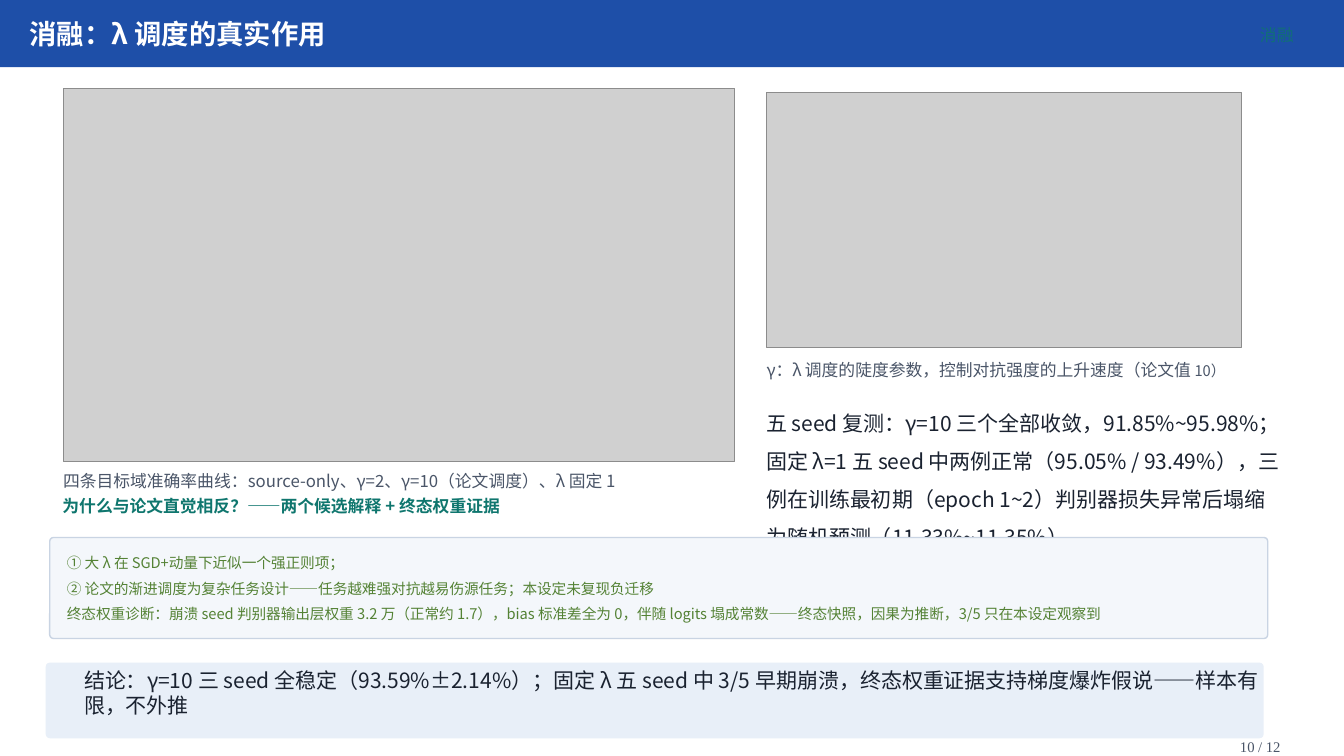
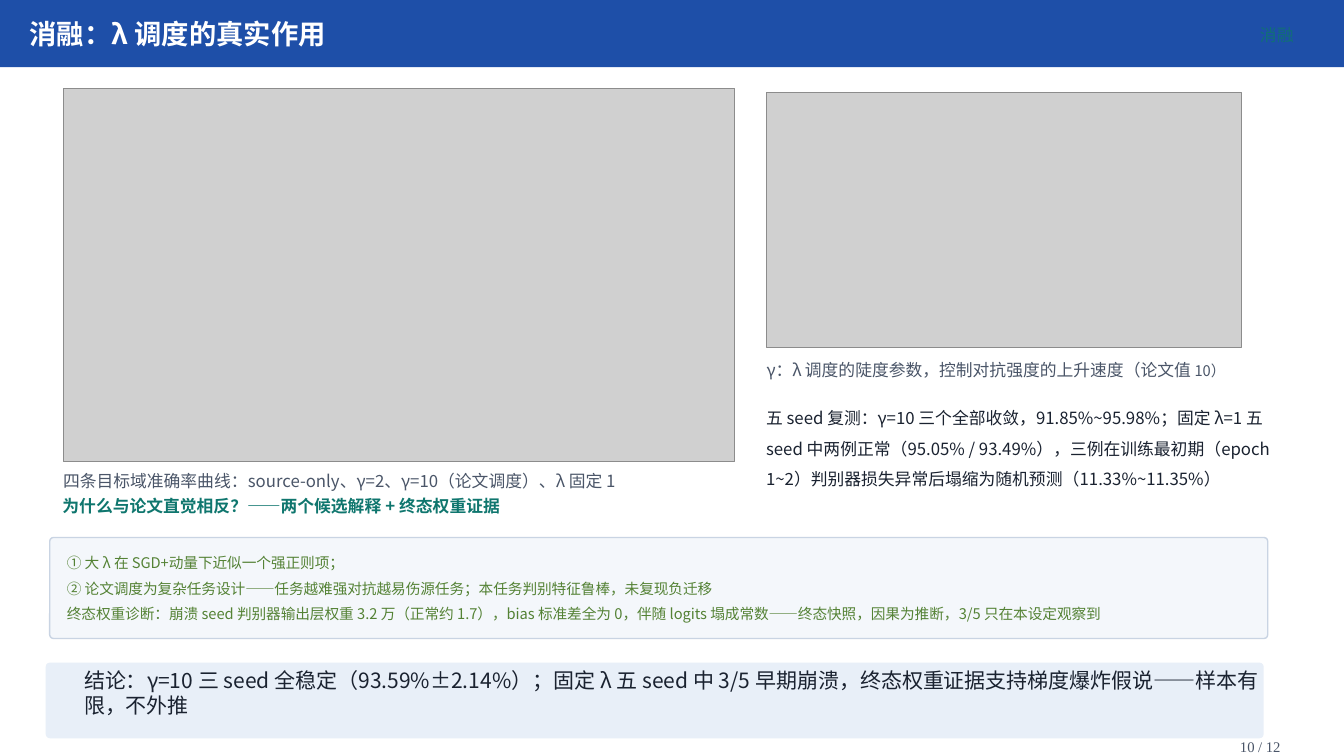
Before and after one commit to IsukaShinji/2026-fall-transfer-learning, a slide deck: slide 10 of 个人展示/汇报/DANN域自适应汇报/DANN域自适应汇报.pptx. Drawn at 1344x756 pixels with LibreOffice and Linux fonts; fonts in the diff are those of the drawing; grey boxes stand for pictures. Boxes give left, top, right and bottom in pixels: in the first picture for what was removed or moved away, otherwise in the second. Text is boxed around its words. In the diff, an @@ line names an element or a change of style, - is before the commit and + after.

```diff
--- a/个人展示/汇报/DANN域自适应汇报/DANN域自适应汇报.pptx
+++ b/个人展示/汇报/DANN域自适应汇报/DANN域自适应汇报.pptx
@@ text "五 seed 复测：γ=10 三个全部收敛，91.85%~95.98%；固定 λ=1 ..." at box(766, 410, 1270, 487): size 15 to 12 pt @@
@@ text at box(67, 581, 713, 596): text changed @@
-② 论文的渐进调度为复杂任务设计——任务越难强对抗越易伤源任务；本设定未复现负迁移
+② 论文调度为复杂任务设计——任务越难强对抗越易伤源任务；本任务判别特征鲁棒，未复现负迁移
```
Also in this commit, not shown: 3 other slides changed.
